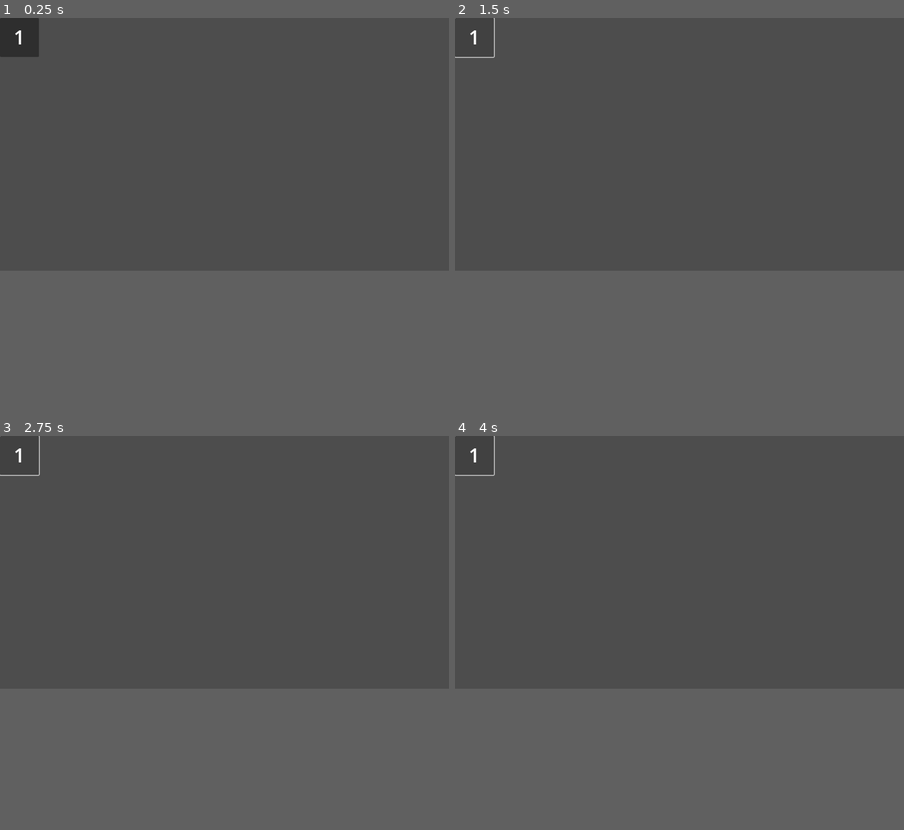
Above: before the commit, frames 1-4 (two rows, left to right).
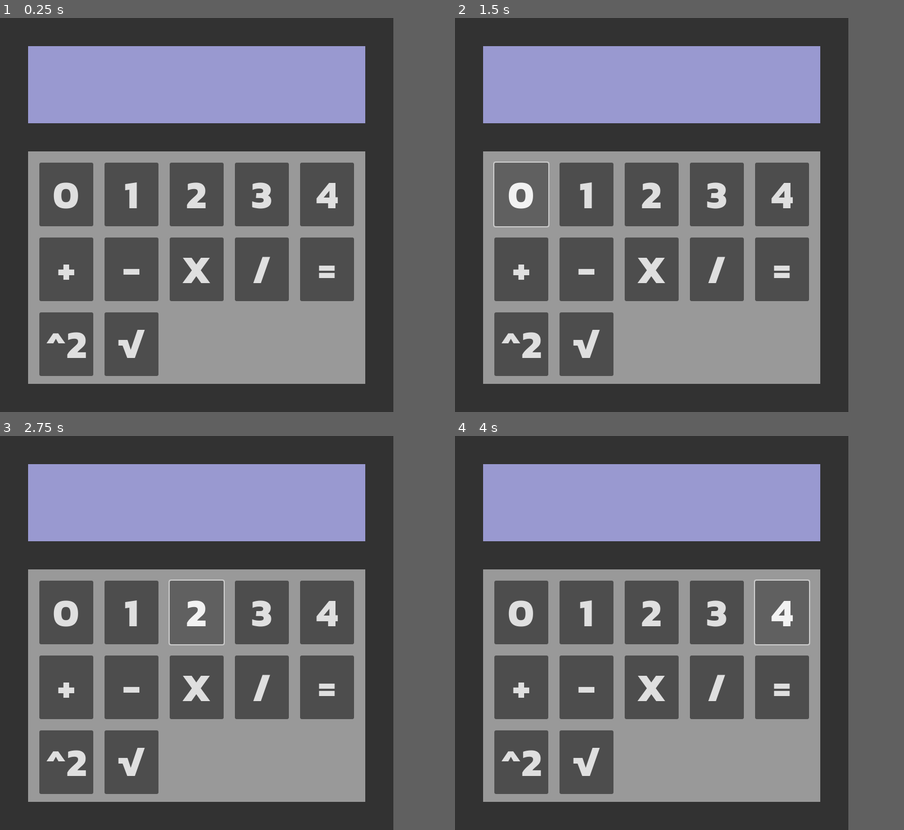
Above: after the commit, the same moments.

Repository: CamComDuck/quinary-calculator
Game: Godot game, scene res://calculator/calculator.tscn
Same seed, same stepped clock (60 frames per second), same inputs: the game is played once before the commit and once after it. Before the commit the project starts from res://ui/calculator.tscn.
Inputs:
- Up to frame 1 (0.25 s): no input
- Up to frame 2 (1.5 s): click "1" at 0.5 s; click "1" (after the commit: "0") at 1.25 s
- Up to frame 3 (2.75 s): click "1" (after the commit: "2") at 2 s
- Up to frame 4 (4 s): click "1" (after the commit: "3") at 2.75 s; click "1" (after the commit: "4") at 3.5 s
In our replay, the window is 799x449 before the commit and 700x700 after it. These sizes can differ from the game's own. Grey fills any space a smaller window leaves; there, only what the larger window draws over its background counts as a difference.

The runs differ from the first frame. In frame 1, 60% of the frame differs, in the area x 0-88%, y 0-100%; in frame 2, 60%; in frame 3, 60%; in frame 4, 60%.

Commit message:
Add buttons to UI

Diff:
--- /dev/null
+++ b/project/calculator/calculator.tscn
@@ -0,0 +1,167 @@
+[gd_scene load_steps=6 format=3 uid="uid://cwwcrxd7jp1cd"]
+
+[ext_resource type="Script" uid="uid://c3a2n3hsnlpys" path="res://calculator/calculator.gd" id="1_3mgqa"]
+[ext_resource type="Theme" uid="uid://dva8k2jbei0v5" path="res://theme.tres" id="2_mi0oq"]
+
+[sub_resource type="StyleBoxFlat" id="StyleBoxFlat_fp73n"]
+bg_color = Color(0.197937, 0.197937, 0.197937, 1)
+
+[sub_resource type="StyleBoxFlat" id="StyleBoxFlat_mi0oq"]
+bg_color = Color(0.6, 0.6, 0.815686, 1)
+
+[sub_resource type="StyleBoxFlat" id="StyleBoxFlat_ifdmr"]
+
+[node name="Calculator" type="Node2D"]
+script = ExtResource("1_3mgqa")
+
+[node name="Panel" type="Panel" parent="."]
+anchors_preset = 8
+anchor_left = 0.5
+anchor_top = 0.5
+anchor_right = 0.5
+anchor_bottom = 0.5
+offset_right = 700.0
+offset_bottom = 700.0
+grow_horizontal = 2
+grow_vertical = 2
+size_flags_horizontal = 3
+size_flags_vertical = 3
+theme_override_styles/panel = SubResource("StyleBoxFlat_fp73n")
+
+[node name="MarginContainer" type="MarginContainer" parent="Panel"]
+layout_mode = 0
+offset_right = 700.0
+offset_bottom = 700.0
+theme_override_constants/margin_left = 50
+theme_override_constants/margin_top = 50
+theme_override_constants/margin_right = 50
+theme_override_constants/margin_bottom = 50
+
+[node name="VBoxContainer" type="VBoxContainer" parent="Panel/MarginContainer"]
+layout_mode = 2
+theme_override_constants/separation = 50
+alignment = 1
+
+[node name="OutputPanel" type="Panel" parent="Panel/MarginContainer/VBoxContainer"]
+layout_mode = 2
+size_flags_vertical = 3
+theme_override_styles/panel = SubResource("StyleBoxFlat_mi0oq")
+
+[node name="ButtonsPanel" type="Panel" parent="Panel/MarginContainer/VBoxContainer"]
+layout_mode = 2
+size_flags_vertical = 3
+size_flags_stretch_ratio = 3.0
+theme_override_styles/panel = SubResource("StyleBoxFlat_ifdmr")
+
+[node name="MarginContainer" type="MarginContainer" parent="Panel/MarginContainer/VBoxContainer/ButtonsPanel"]
+layout_mode = 0
+offset_right = 600.0
+offset_bottom = 413.0
+theme_override_constants/margin_left = 20
+theme_override_constants/margin_top = 20
+theme_override_constants/margin_right = 20
+theme_override_constants/margin_bottom = 20
+
+[node name="ButtonsGrid" type="GridContainer" parent="Panel/MarginContainer/VBoxContainer/ButtonsPanel/MarginContainer"]
+layout_mode = 2
+theme_override_constants/h_separation = 20
+theme_override_constants/v_separation = 20
+columns = 5
+
+[node name="button_0" type="Button" parent="Panel/MarginContainer/VBoxContainer/ButtonsPanel/MarginContainer/ButtonsGrid"]
+layout_mode = 2
+size_flags_horizontal = 3
+size_flags_vertical = 3
+theme = ExtResource("2_mi0oq")
+text = "0
+"
+
+[node name="button_1" type="Button" parent="Panel/MarginContainer/VBoxContainer/ButtonsPanel/MarginContainer/ButtonsGrid"]
+layout_mode = 2
+size_flags_horizontal = 3
+size_flags_vertical = 3
+theme = ExtResource("2_mi0oq")
+text = "1"
+
+[node name="button_2" type="Button" parent="Panel/MarginContainer/VBoxContainer/ButtonsPanel/MarginContainer/ButtonsGrid"]
+layout_mode = 2
+size_flags_horizontal = 3
+size_flags_vertical = 3
+theme = ExtResource("2_mi0oq")
+text = "2"
+
+[node name="button_3" type="Button" parent="Panel/MarginContainer/VBoxContainer/ButtonsPanel/MarginContainer/ButtonsGrid"]
+layout_mode = 2
+size_flags_horizontal = 3
+size_flags_vertical = 3
+theme = ExtResource("2_mi0oq")
+text = "3"
+
+[node name="button_4" type="Button" parent="Panel/MarginContainer/VBoxContainer/ButtonsPanel/MarginContainer/ButtonsGrid"]
+layout_mode = 2
+size_flags_horizontal = 3
+size_flags_vertical = 3
+theme = ExtResource("2_mi0oq")
+text = "4"
+
+[node name="button_+" type="Button" parent="Panel/MarginContainer/VBoxContainer/ButtonsPanel/MarginContainer/ButtonsGrid"]
+layout_mode = 2
+size_flags_horizontal = 3
+size_flags_vertical = 3
+theme = ExtResource("2_mi0oq")
+text = "+"
+
+[node name="button_-" type="Button" parent="Panel/MarginContainer/VBoxContainer/ButtonsPanel/MarginContainer/ButtonsGrid"]
+layout_mode = 2
+size_flags_horizontal = 3
+size_flags_vertical = 3
+theme = ExtResource("2_mi0oq")
+text = "-"
+
+[node name="button_X" type="Button" parent="Panel/MarginContainer/VBoxContainer/ButtonsPanel/MarginContainer/ButtonsGrid"]
+layout_mode = 2
+size_flags_horizontal = 3
+size_flags_vertical = 3
+theme = ExtResource("2_mi0oq")
+text = "X"
+
+[node name="button_D" type="Button" parent="Panel/MarginContainer/VBoxContainer/ButtonsPanel/MarginContainer/ButtonsGrid"]
+layout_mode = 2
+size_flags_horizontal = 3
+size_flags_vertical = 3
+theme = ExtResource("2_mi0oq")
+text = "/"
+
+[node name="button_=" type="Button" parent="Panel/MarginContainer/VBoxContainer/ButtonsPanel/MarginContainer/ButtonsGrid"]
+layout_mode = 2
+size_flags_horizontal = 3
+size_flags_vertical = 3
+theme = ExtResource("2_mi0oq")
+text = "="
+
+[node name="button_SQ" type="Button" parent="Panel/MarginContainer/VBoxContainer/ButtonsPanel/MarginContainer/ButtonsGrid"]
+layout_mode = 2
+size_flags_horizontal = 3
+size_flags_vertical = 3
+theme = ExtResource("2_mi0oq")
+text = "^2"
+
+[node name="button_SR" type="Button" parent="Panel/MarginContainer/VBoxContainer/ButtonsPanel/MarginContainer/ButtonsGrid"]
+layout_mode = 2
+size_flags_horizontal = 3
+size_flags_vertical = 3
+theme = ExtResource("2_mi0oq")
+text = "√"
+
+[connection signal="pressed" from="Panel/MarginContainer/VBoxContainer/ButtonsPanel/MarginContainer/ButtonsGrid/button_0" to="." method="_on_button_1_pressed"]
+[connection signal="pressed" from="Panel/MarginContainer/VBoxContainer/ButtonsPanel/MarginContainer/ButtonsGrid/button_1" to="." method="_on_button_1_pressed"]
+[connection signal="pressed" from="Panel/MarginContainer/VBoxContainer/ButtonsPanel/MarginContainer/ButtonsGrid/button_2" to="." method="_on_button_1_pressed"]
+[connection signal="pressed" from="Panel/MarginContainer/VBoxContainer/ButtonsPanel/MarginContainer/ButtonsGrid/button_3" to="." method="_on_button_1_pressed"]
+[connection signal="pressed" from="Panel/MarginContainer/VBoxContainer/ButtonsPanel/MarginContainer/ButtonsGrid/button_4" to="." method="_on_button_1_pressed"]
+[connection signal="pressed" from="Panel/MarginContainer/VBoxContainer/ButtonsPanel/MarginContainer/ButtonsGrid/button_+" to="." method="_on_button_1_pressed"]
+[connection signal="pressed" from="Panel/MarginContainer/VBoxContainer/ButtonsPanel/MarginContainer/ButtonsGrid/button_-" to="." method="_on_button_1_pressed"]
+[connection signal="pressed" from="Panel/MarginContainer/VBoxContainer/ButtonsPanel/MarginContainer/ButtonsGrid/button_X" to="." method="_on_button_1_pressed"]
+[connection signal="pressed" from="Panel/MarginContainer/VBoxContainer/ButtonsPanel/MarginContainer/ButtonsGrid/button_D" to="." method="_on_button_1_pressed"]
+[connection signal="pressed" from="Panel/MarginContainer/VBoxContainer/ButtonsPanel/MarginContainer/ButtonsGrid/button_=" to="." method="_on_button_1_pressed"]
+[connection signal="pressed" from="Panel/MarginContainer/VBoxContainer/ButtonsPanel/MarginContainer/ButtonsGrid/button_SQ" to="." method="_on_button_1_pressed"]
+[connection signal="pressed" from="Panel/MarginContainer/VBoxContainer/ButtonsPanel/MarginContainer/ButtonsGrid/button_SR" to="." method="_on_button_1_pressed"]
--- a/project/project.godot
+++ b/project/project.godot
@@ -15,6 +15,11 @@
 config/features=PackedStringArray("4.4", "Forward Plus")
 config/icon="res://icon.svg"
 
+[display]
+
+window/size/viewport_width=700
+window/size/viewport_height=700
+
 [editor_plugins]
 
 enabled=PackedStringArray("res://addons/gut/plugin.cfg")
--- a/project/ui/testing/test_calculator.gd
+++ b/project/testing/test_calculator.gd
@@ -3,6 +3,6 @@
 
 
 func test_divide_pass():
-	var calculator_script = load("res://ui/calculator.gd").new()
+	var calculator_script = load("res://calculator/calculator.gd").new()
 	var division_result : int = calculator_script.divide(4, 2)
 	assert_eq(division_result, 2, "4 / 2 = 2")
--- /dev/null
+++ b/project/theme.tres
@@ -0,0 +1,7 @@
+[gd_resource type="Theme" load_steps=2 format=3 uid="uid://dva8k2jbei0v5"]
+
+[ext_resource type="FontFile" uid="uid://dc5iy7yx3wrij" path="res://Kanit-Bold.ttf" id="1_e1x85"]
+
+[resource]
+Button/font_sizes/font_size = 70
+Button/fonts/font = ExtResource("1_e1x85")
--- a/project/ui/calculator.tscn
+++ /dev/null
@@ -1,22 +0,0 @@
-[gd_scene load_steps=2 format=3 uid="uid://cwwcrxd7jp1cd"]
-
-[ext_resource type="Script" uid="uid://c3a2n3hsnlpys" path="res://ui/calculator.gd" id="1_3mgqa"]
-
-[node name="Calculator" type="Node2D"]
-script = ExtResource("1_3mgqa")
-
-[node name="button_1" type="Button" parent="."]
-offset_right = 100.0
-offset_bottom = 100.0
-
-[node name="Label" type="Label" parent="button_1"]
-layout_mode = 0
-offset_right = 100.0
-offset_bottom = 98.0
-mouse_filter = 1
-theme_override_font_sizes/font_size = 50
-text = "1"
-horizontal_alignment = 1
-vertical_alignment = 1
-
-[connection signal="pressed" from="button_1" to="." method="_on_button_1_pressed"]
Binary file added: project/Kanit-Bold.ttf
Not shown, added: project/Kanit-Bold.ttf.import
Renamed: project/ui/calculator.gd -> project/calculator/calculator.gd
Renamed: project/ui/calculator.gd.uid -> project/calculator/calculator.gd.uid
Renamed: project/ui/testing/test_calculator.gd.uid -> project/testing/test_calculator.gd.uid
